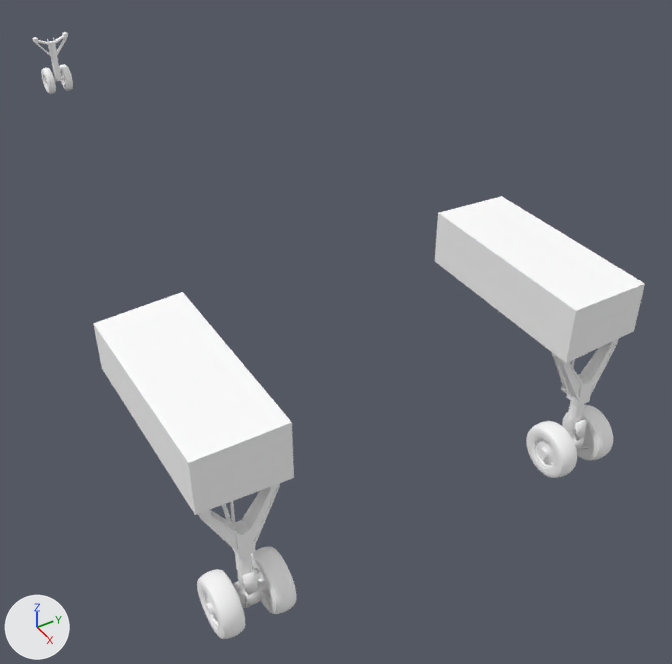
A saved change to the Blender file Models/Artwork/LandingGears.blend.
Rendered twice from a 50 mm lens placed at (13.1, -7.2, 4.8), pointed at (-2.5, 2.2, -8.5). Every picture has the same lights, and +X, +Y and +Z are marked at lower left.

Names of what the first picture shows: 'MLG.WheelWellLH', 'MLG.WheelWellRH', 'Rim.001', 'Rim.002', 'Rim.003', 'Rim.004', 'Shock', 'TrunionFitting', 'TrunionFitting.001'.
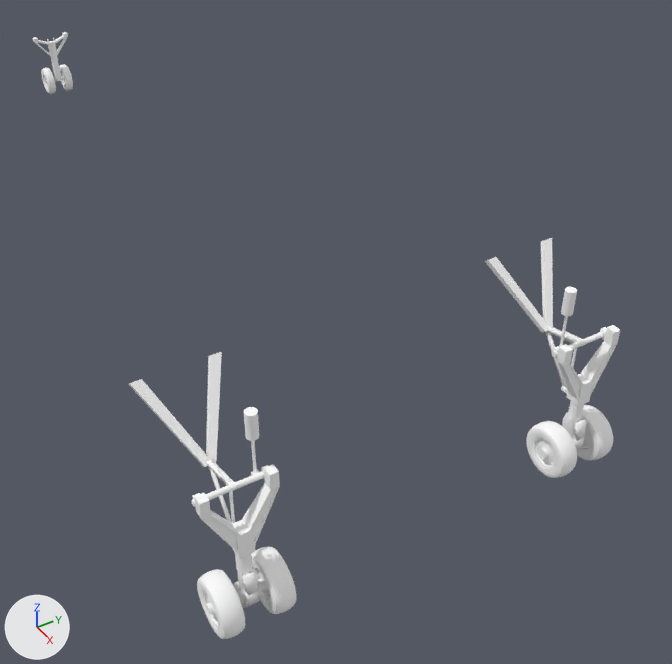
Changed parts and their boxes [x1, y1, x2, y2] in the pictures (672 x 664 px):
```json
{"object": "MLG.WheelWellLH", "change": "hidden", "before": [93, 292, 294, 515]}
{"object": "MLG.WheelWellRH", "change": "hidden", "before": [435, 196, 645, 363]}
{"object": "Shock", "change": "moved", "before": [566, 418, 578, 439], "after": [49, 43, 61, 81]}
{"object": "TorqueArm.Lower", "change": "no longer drawn", "before": [245, 438, 584, 608]}
{"object": "TorqueArm.LowerR", "change": "now drawn", "after": [574, 438, 584, 451]}
{"object": "DragBrace.Upper.001", "change": "unchanged, uncovered by the edit", "after": [129, 352, 222, 467]}
{"object": "DragBrace.Upper", "change": "unchanged, uncovered by the edit", "after": [485, 238, 553, 332]}
```

Edits to the scene script, one JSON object a line:
```json
{"op": "add", "block": "ob_mlg_wheelwellrh", "code": "ob_mlg_wheelwellrh.hide_viewport = True"}
{"op": "set", "path": "ob_shock.parent", "old": "ob_shockhousing", "new": "ob_cube"}
{"op": "set", "path": "ob_shock.location", "old": "(0.0, 0.0, 0.0226)", "new": "(0.0, 0.0, -1.397)"}
{"op": "set", "path": "ob_cube_005.parent", "old": "ob_shock", "new": "ob_shockr"}
{"op": "add", "block": "ob_mlg_wheelwelllh", "code": "ob_mlg_wheelwelllh.hide_viewport = True"}
{"op": "add", "block": "ob_shockr", "code": ["ob_shockr = bpy.data.objects.new('ShockR', me_shock.copy())  # the mesh of ob_shock", "ob_shockr.parent = ob_shockhousing", "ob_shockr.location = (0.0, 0.0, 0.0226)", "ob_shockr.show_transparent = True"]}
```
